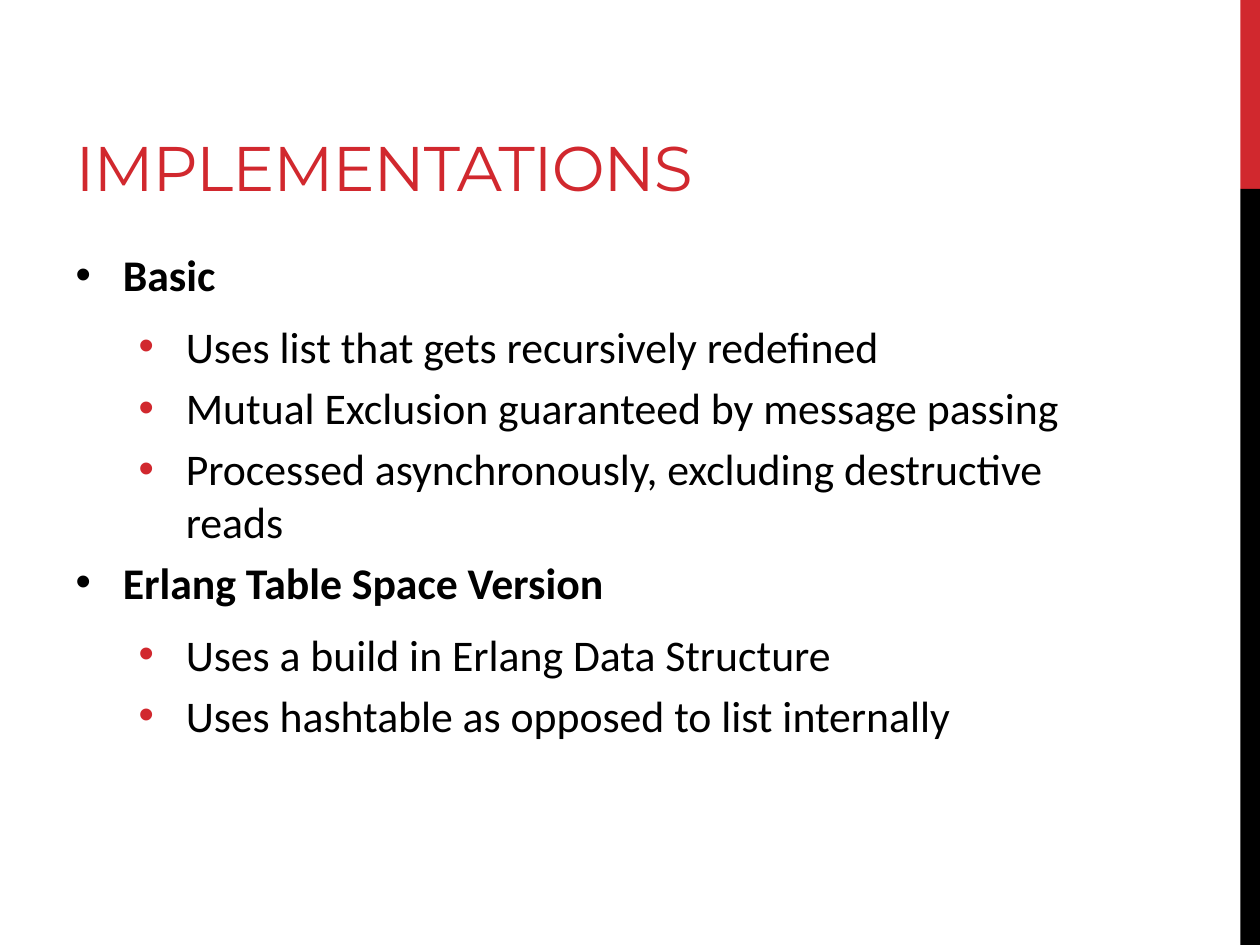
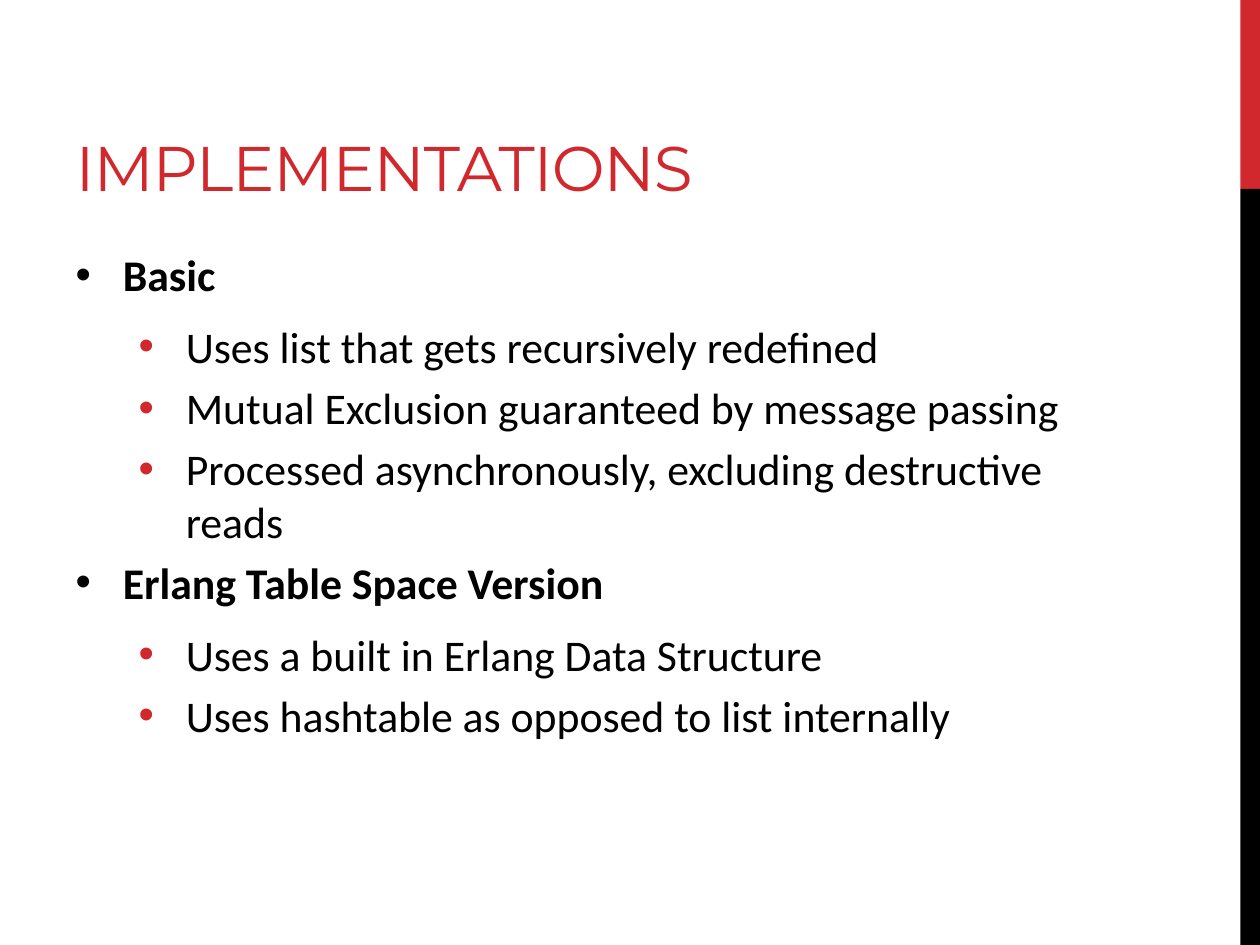
Before and after one commit to Matt8109/mcp_erlang, a slide deck: slide 18 of Presentation.pptx. Drawn at 1260x945 pixels with LibreOffice and Linux fonts; fonts in the diff are those of the drawing. Boxes give left, top, right and bottom in pixels: in the first picture for what was removed or moved away, otherwise in the second. Text is boxed around its words. In the diff, an @@ line names an element or a change of style, - is before the commit and + after.

```diff
--- a/Presentation.pptx
+++ b/Presentation.pptx
@@ text at [186, 640, 822, 679]: text changed @@
-  • Uses a build in Erlang Data Structure
+  • Uses a built in Erlang Data Structure
```
Also in this commit, not shown: 3 other slides changed, 1 slide added.
